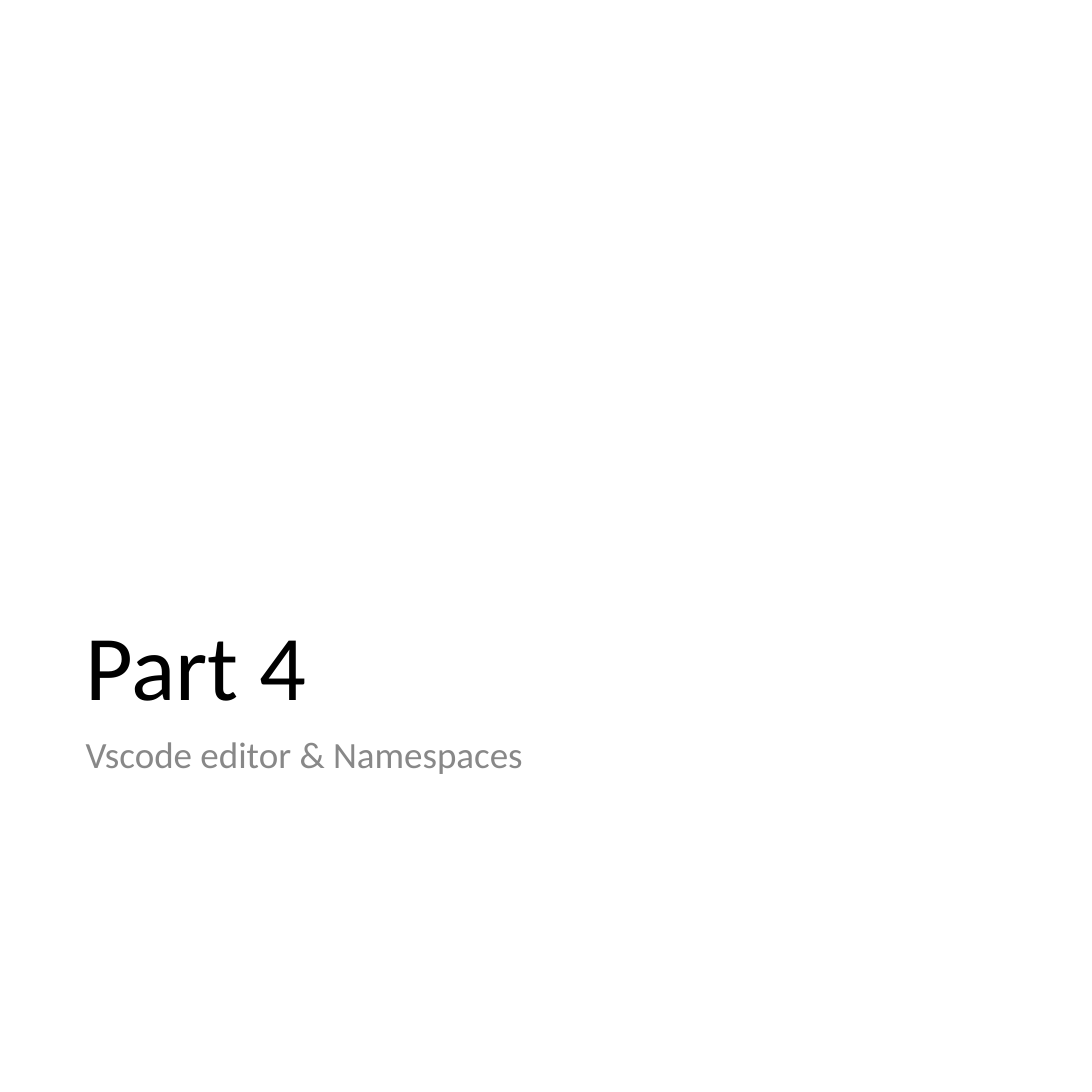
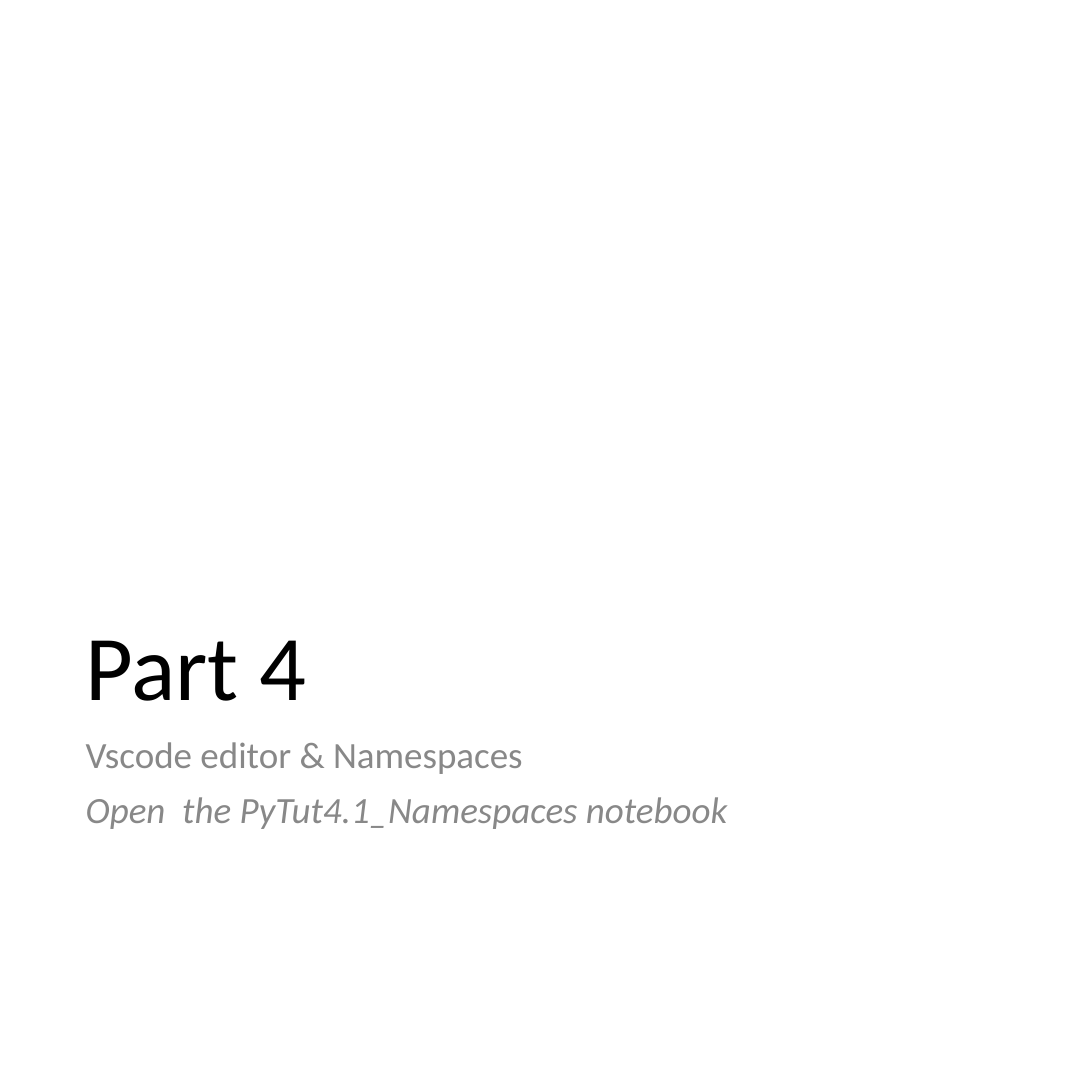
Before and after one commit to mrkbutty/PythonTutButty01, a slide deck: slide 32 of PyTut1_Intro.pptx. Drawn at 1092x1092 pixels with LibreOffice and Linux fonts; fonts in the diff are those of the drawing. Boxes give left, top, right and bottom in pixels: in the first picture for what was removed or moved away, otherwise in the second. Text is boxed around its words. In the diff, an @@ line names an element or a change of style, - is before the commit and + after.

```diff
--- a/PyTut1_Intro.pptx
+++ b/PyTut1_Intro.pptx
@@ text at box(86, 797, 727, 829): paragraph added @@
+Open the PyTut4.1_Namespaces notebook
```
Also in this commit, not shown: 10 other slides changed, 1 other file.
